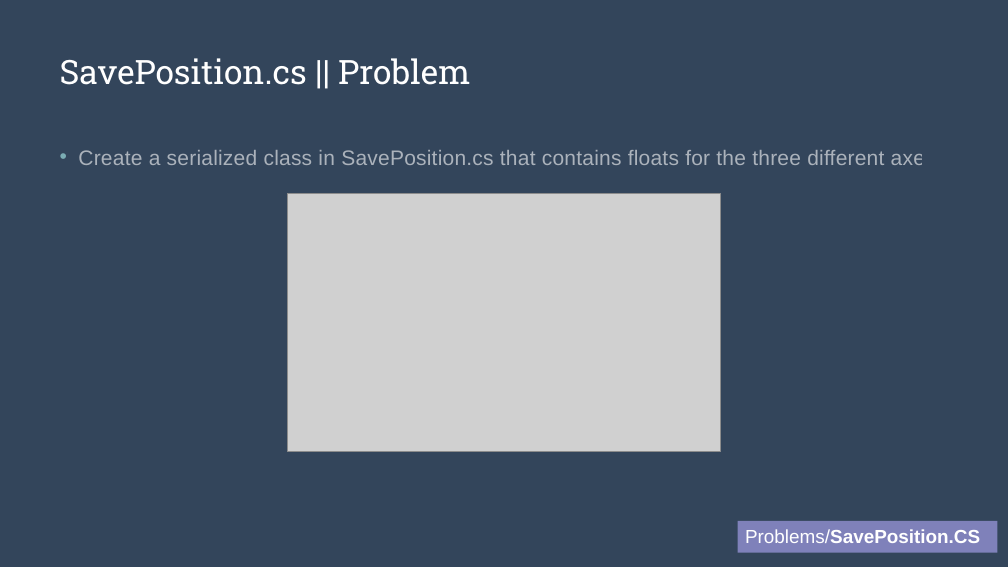
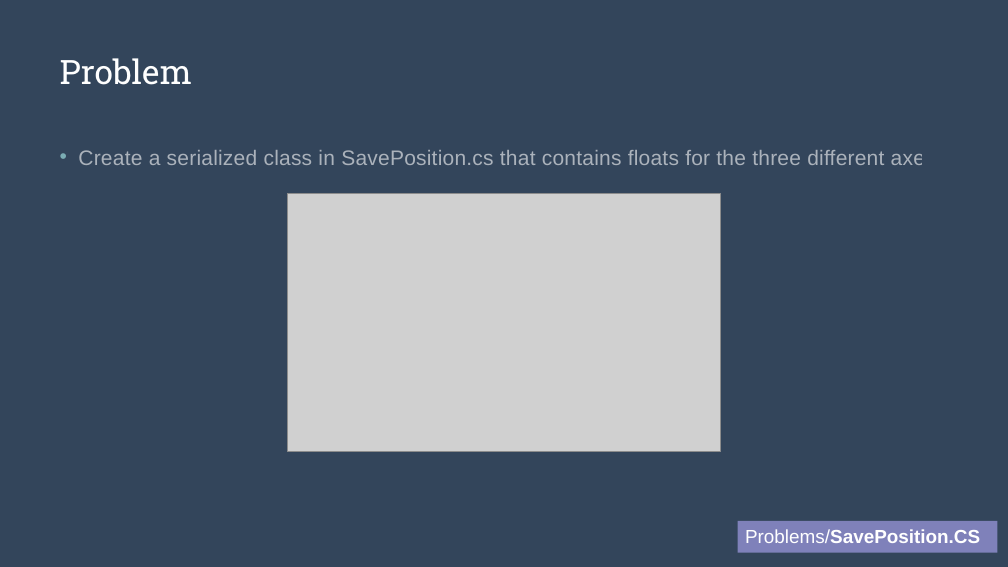
Before and after one commit to alexasummers/Serialization, a slide deck: slide 9 of Serialization/Lecture.pptx. Drawn at 1008x567 pixels with LibreOffice and Linux fonts; fonts in the diff are those of the drawing; grey boxes stand for pictures. Boxes give left, top, right and bottom in pixels: in the first picture for what was removed or moved away, otherwise in the second. Text is boxed around its words. In the diff, an @@ line names an element or a change of style, - is before the commit and + after.

```diff
--- a/Serialization/Lecture.pptx
+++ b/Serialization/Lecture.pptx
@@ title at (x1=60, y1=58, x2=192, y2=85): text changed @@
-SavePosition.cs || Problem
+Problem
```
Also in this commit, not shown: 1 other slide changed, 5 slides added, 1 other file.
